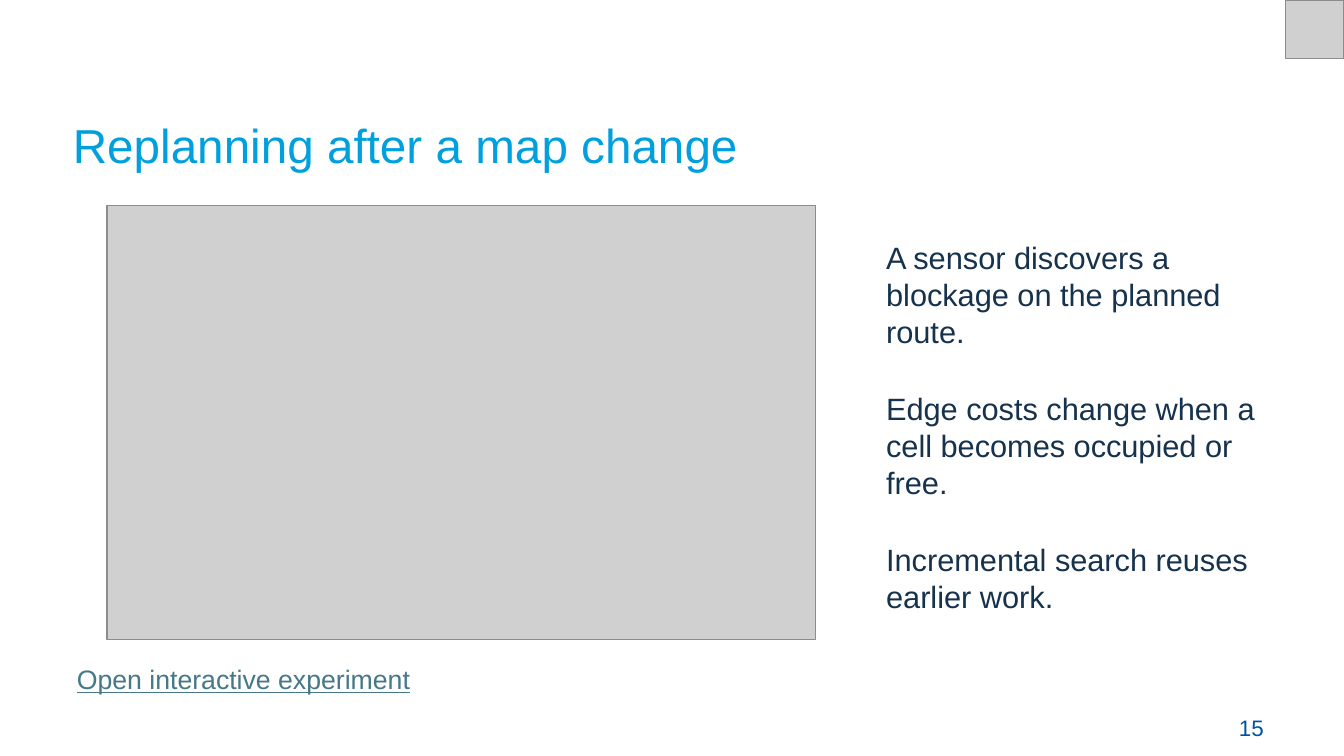
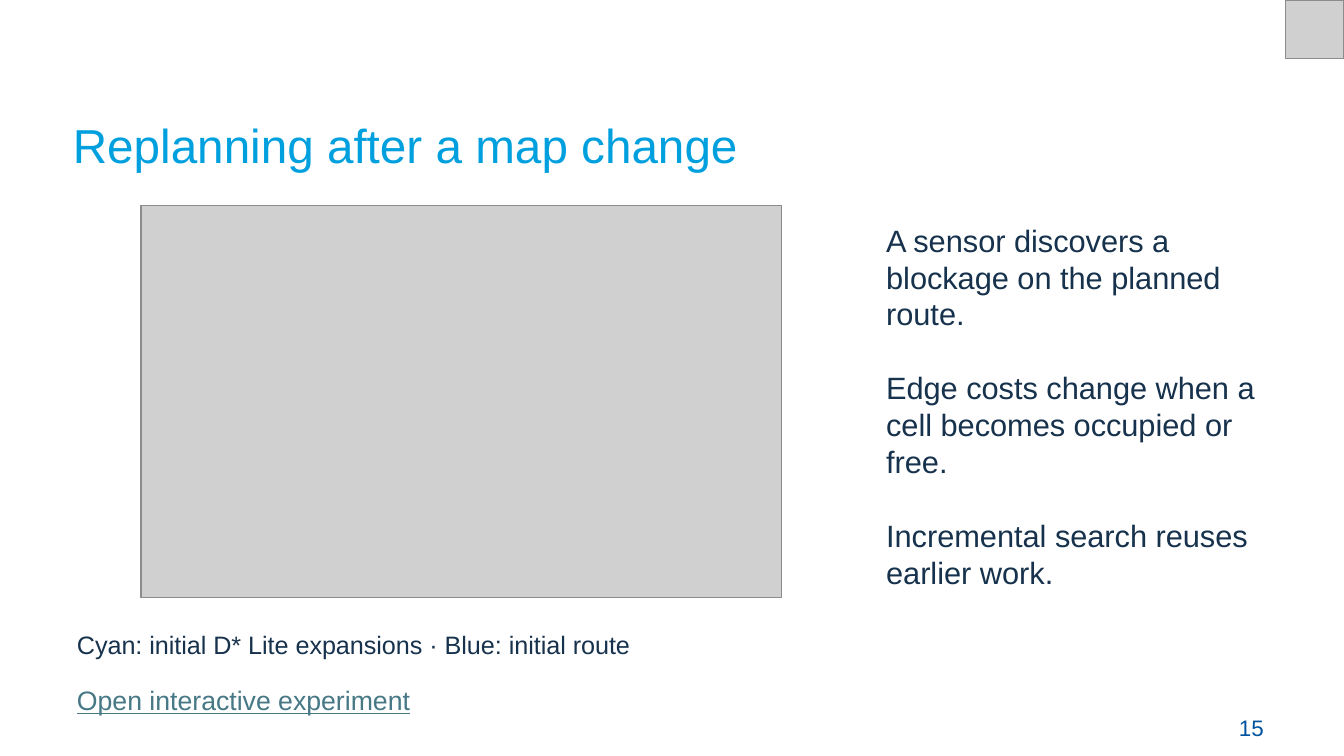
Before and after one commit to Croquembouche/Intro2AV-CourseContent, a slide deck: slide 15 of 2026/Presentations/Lecture 7 Path Planning for Autonomous Driving.pptx. Drawn at 1344x756 pixels with LibreOffice and Linux fonts; fonts in the diff are those of the drawing; grey boxes stand for pictures. Boxes give left, top, right and bottom in pixels: in the first picture for what was removed or moved away, otherwise in the second. Text is boxed around its words. In the diff, an @@ line names an element or a change of style, - is before the commit and + after.

Commit message:
Align Lecture 7 slides and colors with corrected planning demos

```diff
--- a/2026/Presentations/Lecture 7 Path Planning for Autonomous Driving.pptx
+++ b/2026/Presentations/Lecture 7 Path Planning for Autonomous Driving.pptx
@@ picture resized from (x1=108, y1=206, x2=816, y2=640) to (x1=141, y1=206, x2=782, y2=598) @@
@@ text "A sensor discovers a blockage ..." rewrapped from (x1=886, y1=246, x2=1255, y2=609) to (x1=886, y1=229, x2=1255, y2=585) @@
@@ text added at (x1=77, y1=635, x2=630, y2=659), 13.5 pt, text #17324D @@
+Cyan: initial D* Lite expansions · Blue: initial route
@@ text "Open interactive experiment" moved from (x1=77, y1=669, x2=410, y2=695) to (x1=77, y1=690, x2=410, y2=716) @@
```
Also in this commit, not shown: 29 other slides changed, 5 slides added, 3 slides removed, 14 other files.
